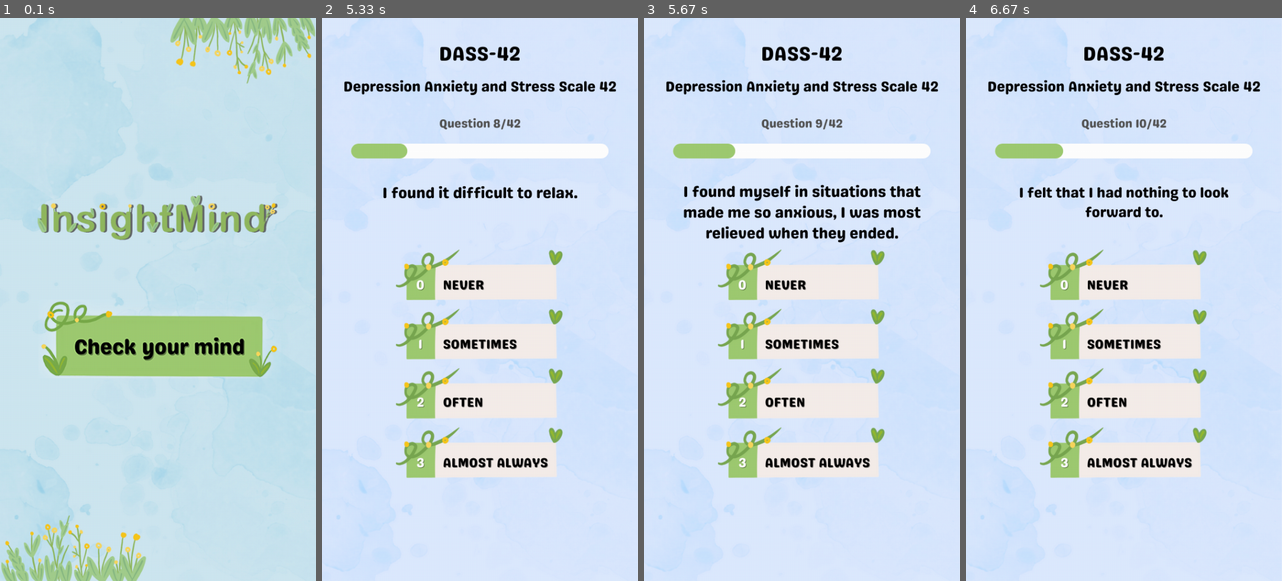
Above: before the commit, frames 1-4 (left to right).
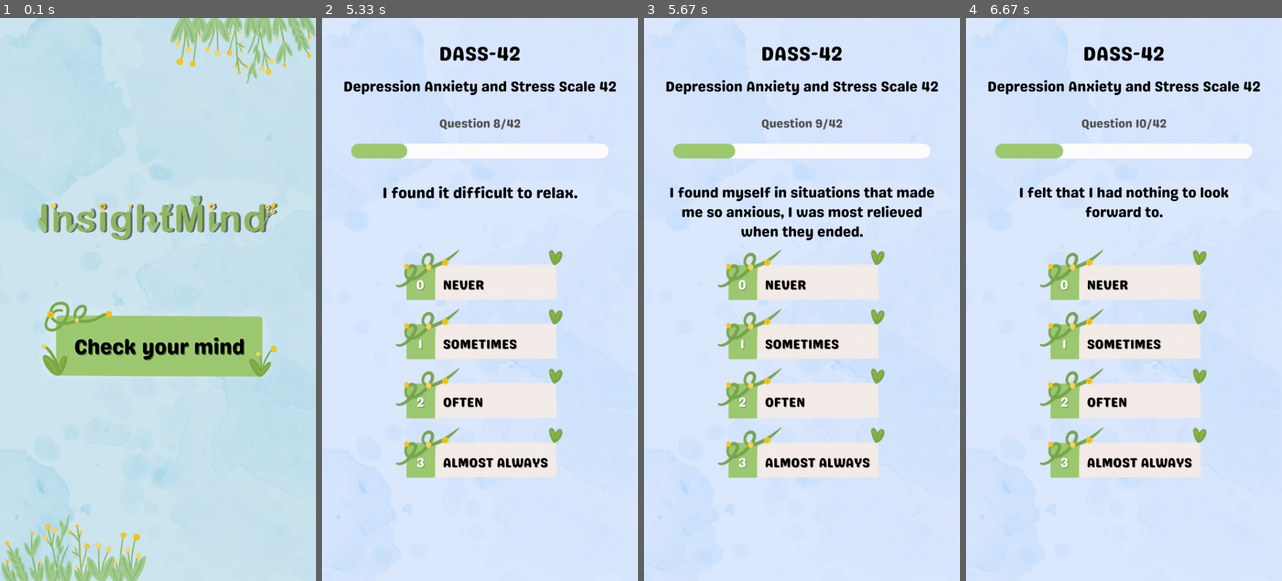
Above: after the commit, the same moments.

Repository: FhaShare/InsightMind
Game: pygame game, started from pygame/InsightMind.py
Same seed, same stepped clock (60 frames per second), same inputs: the game is played once before the commit and once after it.
Inputs (mouse positions are in pixels of both pictures, inside the frame that each line leads up to):
- Up to frame 1 (0.1 s): no input
- Up to frame 2 (5.33 s): click (480, 299) at 0.38 s; click (577, 547) at 0.72 s; click (577, 547) at 1.05 s; click (476, 507) at 1.38 s; click (480, 276) at 1.72 s; click (464, 445) at 2.05 s; click (562, 389) at 2.38 s; click (543, 254) at 2.72 s; click (562, 248) at 3.05 s; click (480, 333) at 3.88 s; click (492, 276) at 4.72 s
- Up to frame 3 (5.67 s): click (754, 462) at 5.55 s
- Up to frame 4 (6.67 s): click (1060, 344) at 6.38 s

Frames 1-2 are identical in both runs. In frame 3, 3.0% of the frame differs, in the area x 8-92%, y 29-40%; in frame 4, nothing differs.

Commit message:
Add icons

Diff:
--- a/pygame/InsightMind.py
+++ b/pygame/InsightMind.py
@@ -167,7 +167,7 @@
     # Initialize responses and last_responses for DASS42 questionnaire
     dass42List = load_questionnaire_images("pygame/images/Dass42_questionnaires", "dass42", 42)
     responses = [-1] * len(dass42List)
-    last_responses = [None] * len(dass42List)
+
 
     current_page = 0
     questionnair_finish = False
Binary file added: pygame/images/Anxiety/Anxiety_ExtremelySevere.png
Binary file added: pygame/images/Anxiety/Anxiety_Mild.png
Binary file added: pygame/images/Anxiety/Anxiety_Moderate.png
Binary file added: pygame/images/Anxiety/Anxiety_Normal.png
Binary file added: pygame/images/Anxiety/Anxiety_Severe.png
Binary file changed: pygame/images/Dass42_questionnaires/dass42_20.png
Binary file changed: pygame/images/Dass42_questionnaires/dass42_23.png
Binary file changed: pygame/images/Dass42_questionnaires/dass42_37.png
Binary file changed: pygame/images/Dass42_questionnaires/dass42_39.png
Binary file changed: pygame/images/Dass42_questionnaires/dass42_40.png
Binary file changed: pygame/images/Dass42_questionnaires/dass42_9.png
Binary file added: pygame/images/Depression/Depression_ExtremelySevere.png
(and 10 more such lines)
